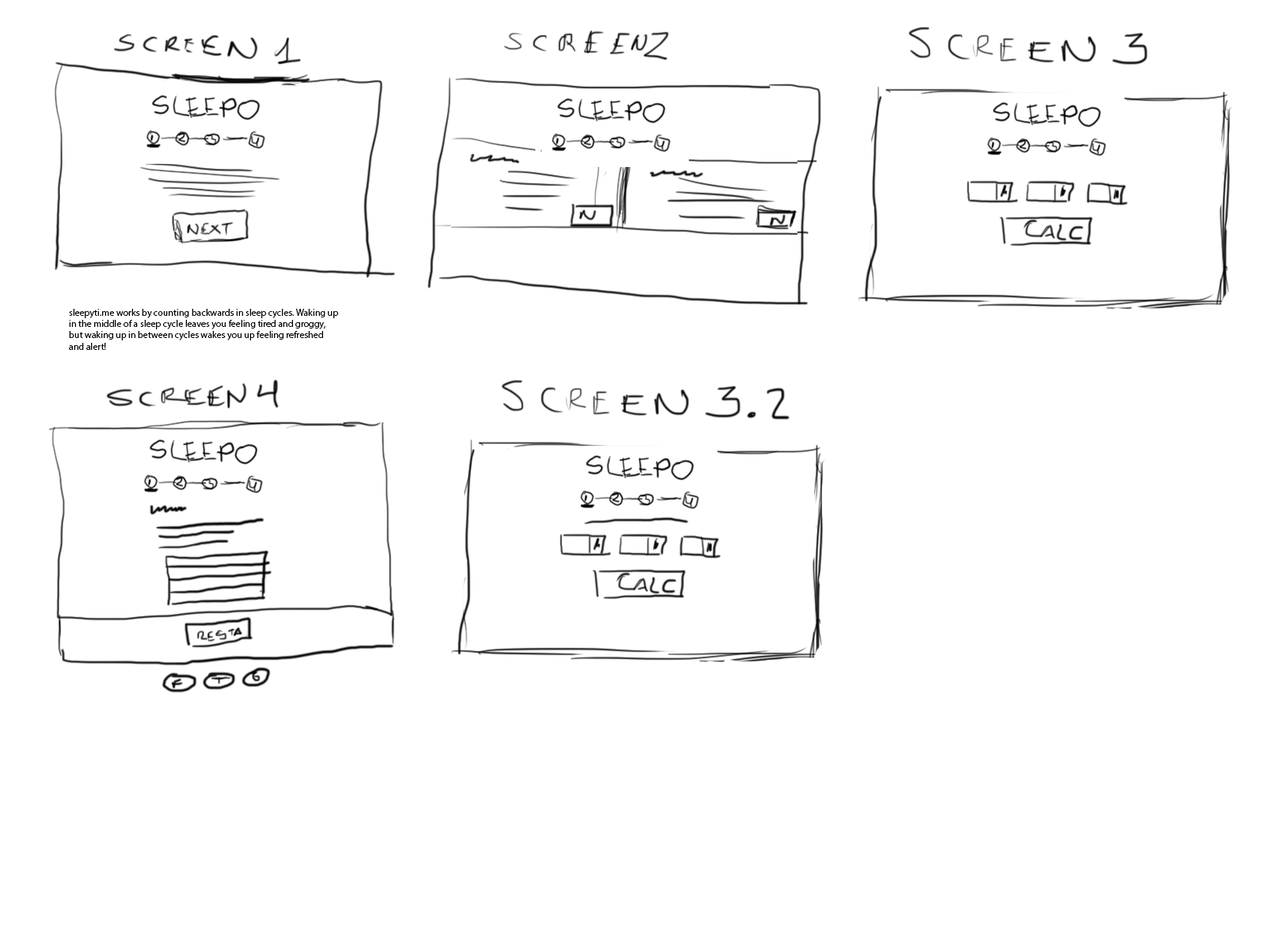
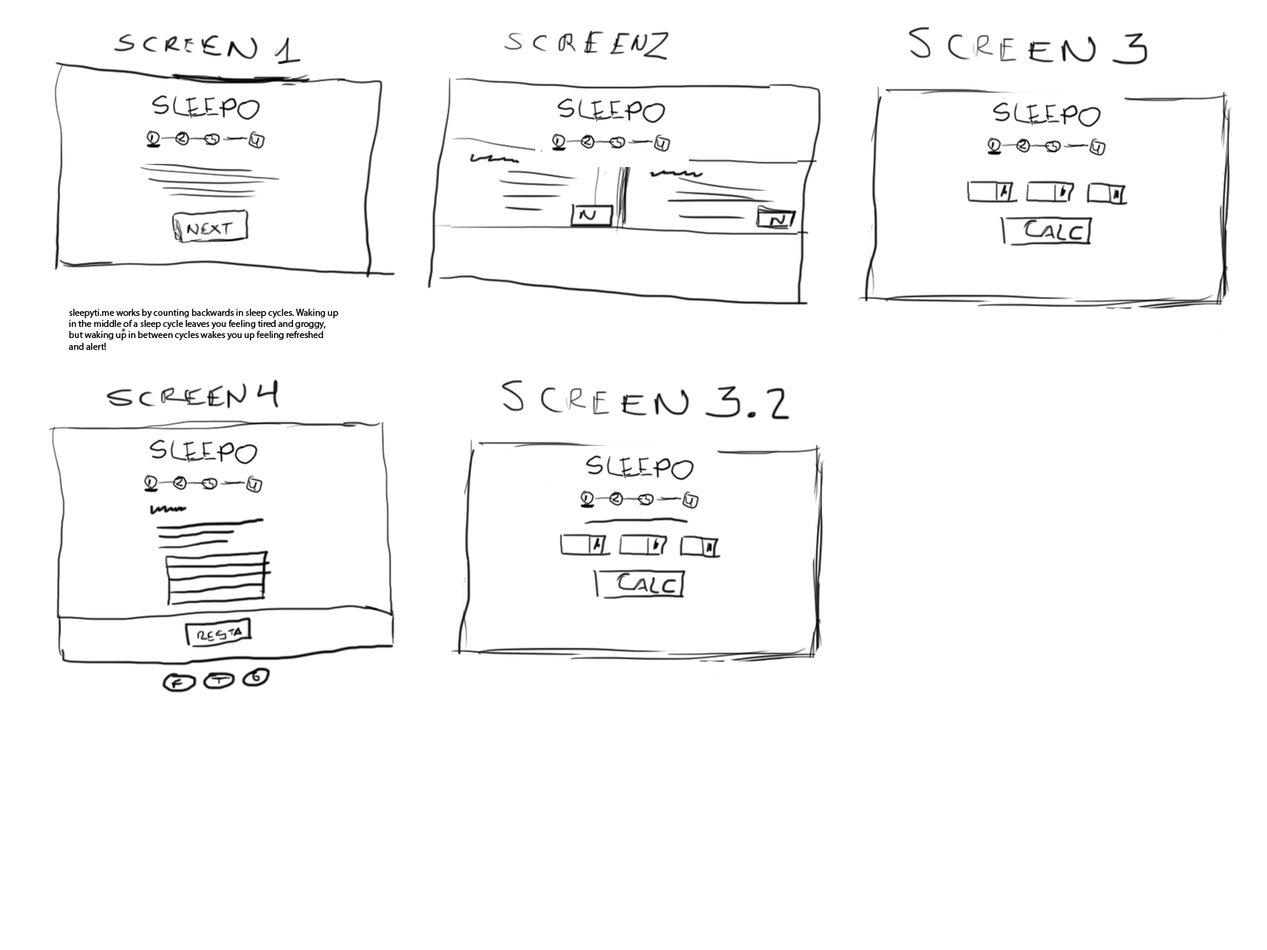
Layered file, before and after one edit (1267px x 950px). Changes by layer:
painted on "Sleepo Screen 3" over bbox(120, 326, 127, 334)
